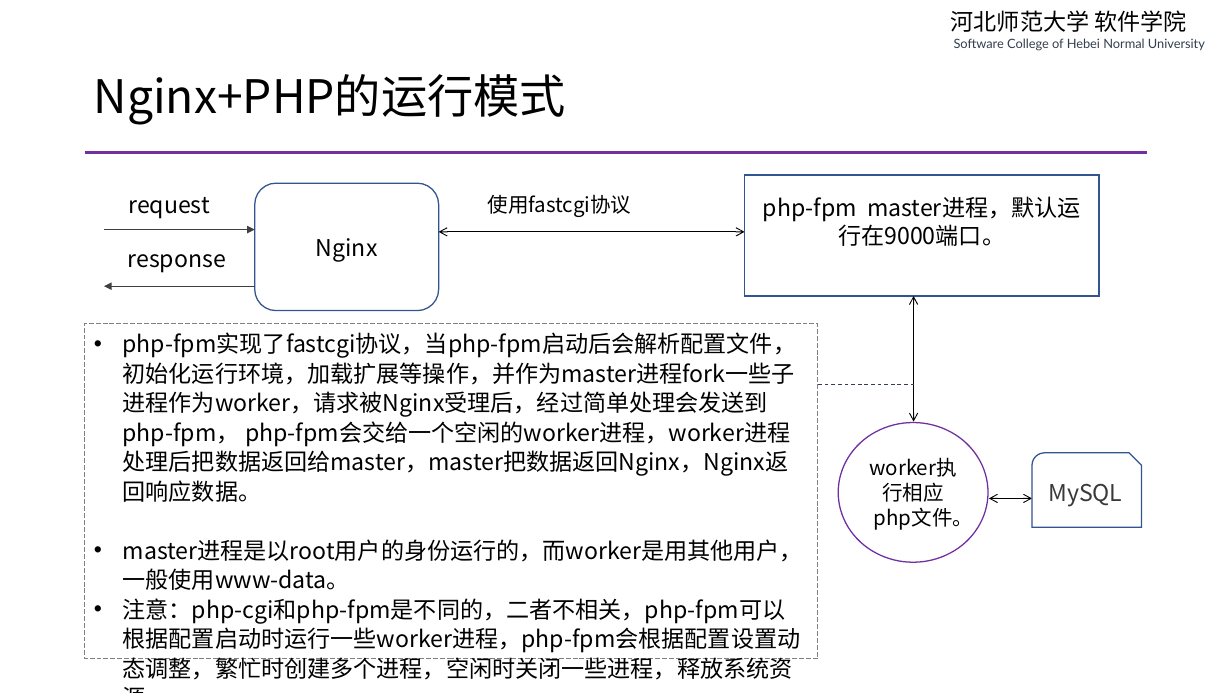
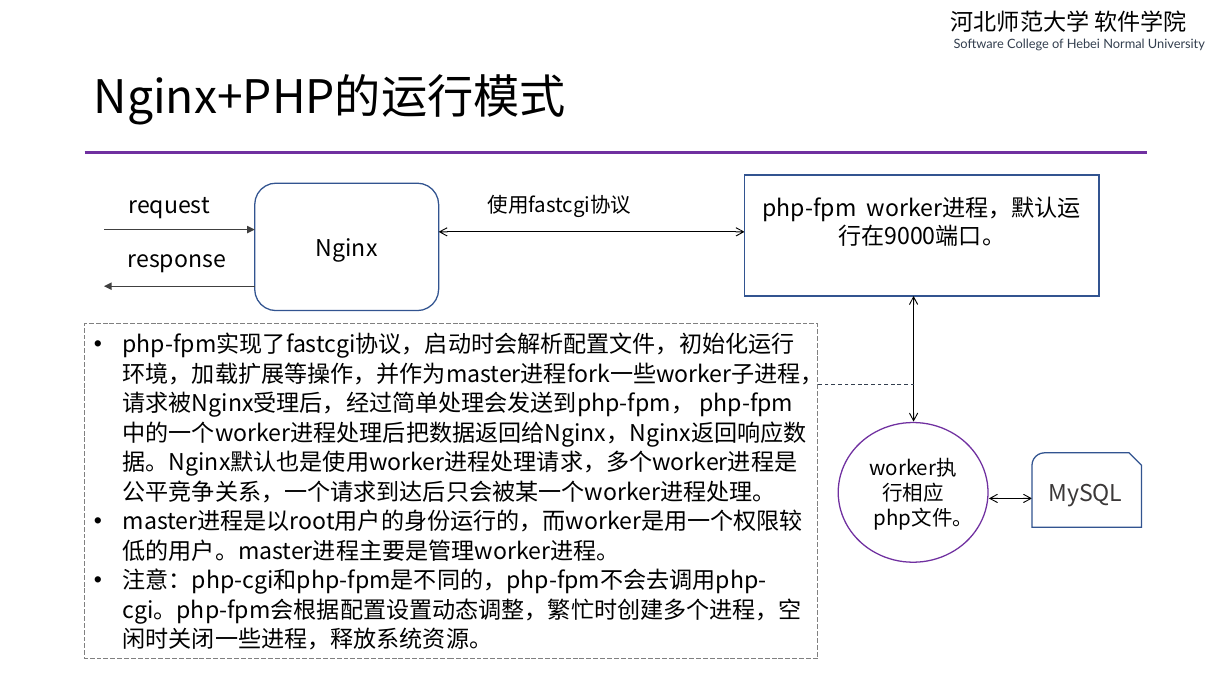
Before and after one commit to edu2act/course-php-serverside-development-on-linux, a slide deck: slide 8 of materials/slides/ch03-lnmp-basic.pptx. Drawn at 1232x693 pixels with LibreOffice and Linux fonts; fonts in the diff are those of the drawing. Boxes give left, top, right and bottom in pixels: in the first picture for what was removed or moved away, otherwise in the second. Text is boxed around its words. In the diff, an @@ line names an element or a change of style, - is before the commit and + after.

```diff
--- a/materials/slides/ch03-lnmp-basic.pptx
+++ b/materials/slides/ch03-lnmp-basic.pptx
@@ text in rectangle at (x1=763, y1=196, x2=1081, y2=246): text changed @@
-php-fpm master进程，默认运行在9000端口。
+php-fpm worker进程，默认运行在9000端口。
@@ text in rectangle at (x1=123, y1=332, x2=824, y2=650): text changed @@
-• php-fpm实现了fastcgi协议，当php-fpm启动后会解析配置文件，初始化运行环境，加载扩展等操作，并作为master进程fork一些子进程作为worker，请求被Nginx受理后，经过简单处理会发送到php-fpm， php-fpm会交给一个空闲的worker进程，worker进程处理后把数据返回给master，master把数据返回Nginx，Nginx返回响应数据。
-• master进程是以root用户的身份运行的，而worker是用其他用户，一般使用www-data。
-• 注意：php-cgi和php-fpm是不同的，二者不相关，php-fpm可以根据配置启动时运行一些worker进程，php-fpm会根据配置设置动态调整，繁忙时创建多个进程，空闲时关闭一些进程，释放系统资源。
+• php-fpm实现了fastcgi协议，启动时会解析配置文件，初始化运行环境，加载扩展等操作，并作为master进程fork一些worker子进程，请求被Nginx受理后，经过简单处理会发送到php-fpm， php-fpm中的一个worker进程处理后把数据返回给Nginx，Nginx返回响应数据。Nginx默认也是使用worker进程处理请求，多个worker进程是公平竞争关系，一个请求到达后只会被某一个worker进程处理。
+• master进程是以root用户的身份运行的，而worker是用一个权限较低的用户。master进程主要是管理worker进程。
+• 注意：php-cgi和php-fpm是不同的，php-fpm不会去调用php-cgi。php-fpm会根据配置设置动态调整，繁忙时创建多个进程，空闲时关闭一些进程，释放系统资源。
```
Also in this commit, not shown: 3 other files.
